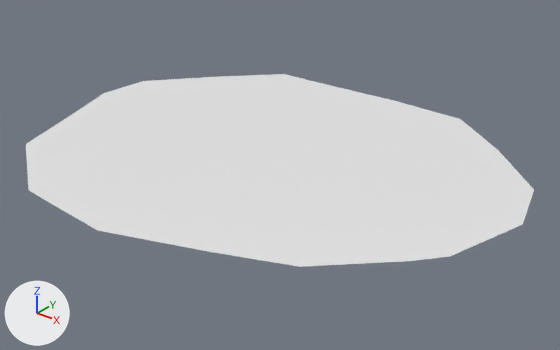
The FBX model Assets/3D/models/RestingPlane_02_Grass.fbx: old version first, new version second.
Before and after are seen from a 50 mm lens placed at (-2.1, -55.7, 38.5), pointed at (-41.9, -5.9, 7.7). Lighting does not change. The marker at lower left points along +X, +Y and +Z. The older version comes first. Where no turn or scale is listed for an object, it has been applied to the vertices.
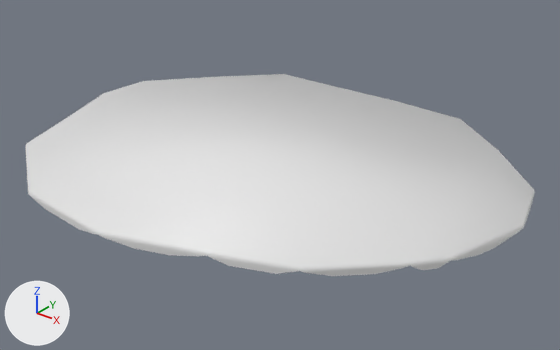
Edits to the scene script, one JSON object a line:
```json
{"block": "me_plane_008", "where": "# used by ob_plane_001; location = (-43.9, 0.0, 0.0)"}
{"op": "remove", "block": "me_plane_008", "code": "me_plane_008.from_pydata(...)  # 18 vertices, 1 face; spans x -23.2..24.1, y -25.0..12.6, z 9.7"}
{"op": "add", "block": "me_plane_008", "code": "me_plane_008.from_pydata(...)  # 108 vertices, 55 faces; spans x -23.3..24.2, y -25.0..12.7, z 8.7..9.7"}
{"block": "me_plane_008", "change": "me_plane_008 part 1"}
{"block": "me_plane_008", "change": "85 vertices are added at x -23.3..24.2, y -25.0..12.7, z 8.7..9.3"}
{"block": "me_plane_008", "change": "5 new vertices lie (0.0, 0.0, -0.4) away from vertices in x -0.2..22.6, y -25.0..7.4, z 9.7"}
{"block": "me_plane_008", "change": "54 new faces join them"}
```

Boxes [x1, y1, x2, y2] around the edits, measured in the pictures (560 x 350 px):
```json
{"object": "Plane.001", "change": "reshaped", "before": [26, 74, 534, 267], "after": [25, 74, 535, 276]}
{"part": 1, "of": "me_plane_008", "change": "added", "after": [25, 147, 535, 276]}
```
